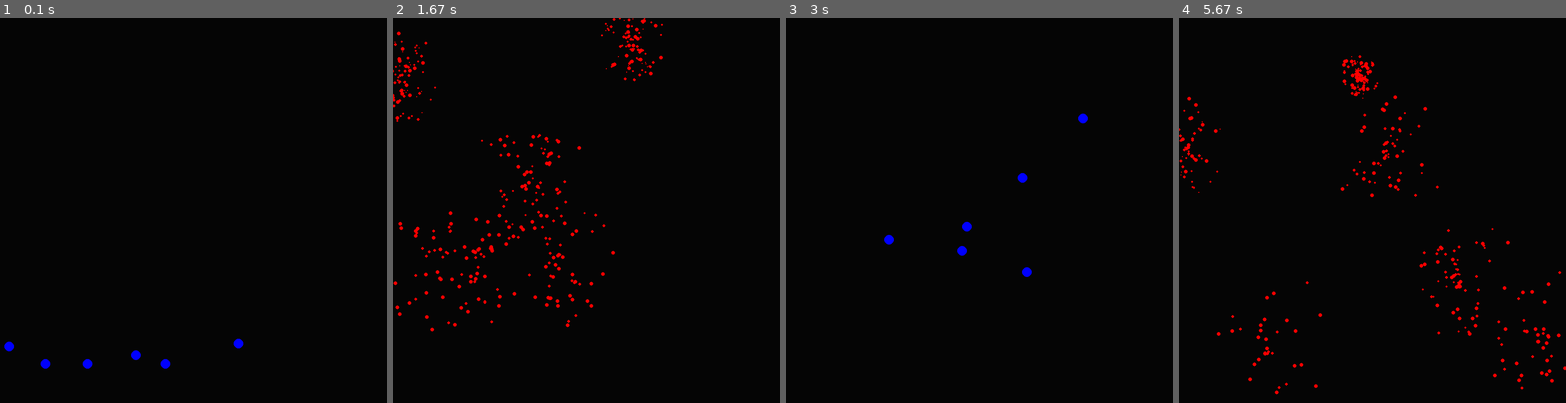
Above: before the commit, frames 1-4 (left to right).
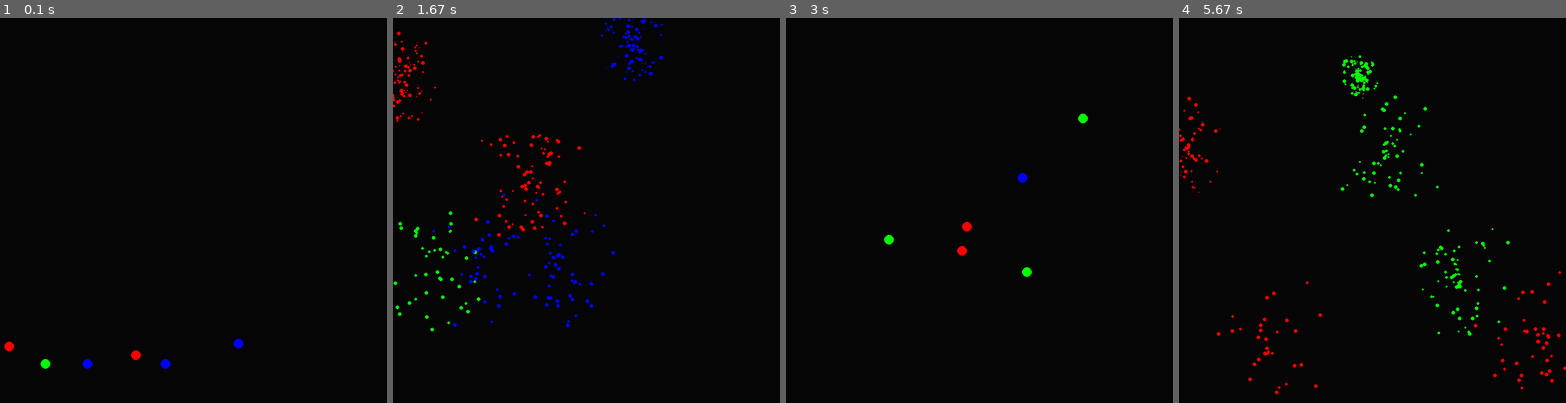
Above: after the commit, the same moments.

Repository: hippyclipper/pygame_graphics
Game: pygame game, started from src/fireworks.py
The game is run twice, just before and just after one commit, with the same random seed, the same clock (stepped at 60 frames per second) and the same inputs.
Inputs:
- Up to frame 1 (0.1 s): no input
- Up to frame 2 (1.67 s): no input
- Up to frame 3 (3 s): no input
- Up to frame 4 (5.67 s): no input

The runs differ from the first frame. In frame 1, 0.1% of the frame differs, in the area x 1-37%, y 84-92%; in frame 2, 0.9%, in the area x 0-70%, y 0-82%; in frame 3, 0.2%; in frame 4, 0.8%.

Commit message:
working colors

Diff:
--- a/src/fireworks.py
+++ b/src/fireworks.py
@@ -14,8 +14,9 @@
 BLUE = (0,0,255)
 GREEN = (0,255,0)
 BACKGROUND = (5, 5, 5)
+COLORLIST = [RED, GREEN, BLUE]
 done = False
-
+#colors/
 class Spark:
 
     def __init__(self):
@@ -55,7 +56,7 @@
         self.v = random.randint(10,22)*-1
         self.g = .3
         self.r = 10
-        self.color = BLUE
+        self.color = COLORLIST[random.randint(0,len(COLORLIST)-1)]
         self.exploded = False
         self.explodeV = 5
         self.sparks = [Spark() for x in range(100)]
@@ -65,10 +66,10 @@
 
         if self.v > self.explodeV and not self.exploded:
             self.exploded = True
-            self.color = RED
             for spark in self.sparks:
                 spark.x = self.x
                 spark.y = self.y
+                spark.color = self.color
         if not self.exploded:
             self.v += self.g
             self.y += self.v
